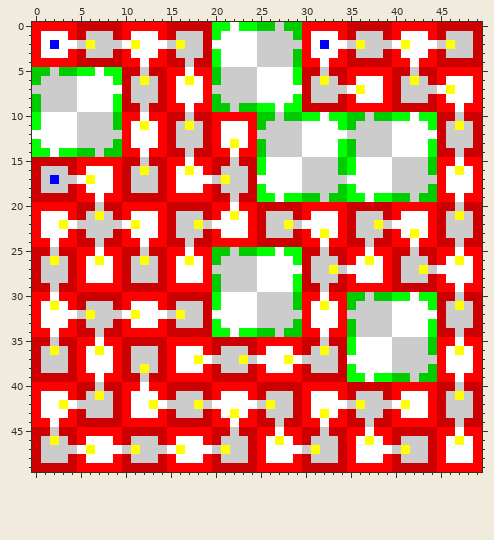
Edited in one commit: pixel-art sprite (Test.png). The first picture shows the starting point.
The file is 50x50 pixels.
The same view after the edit:
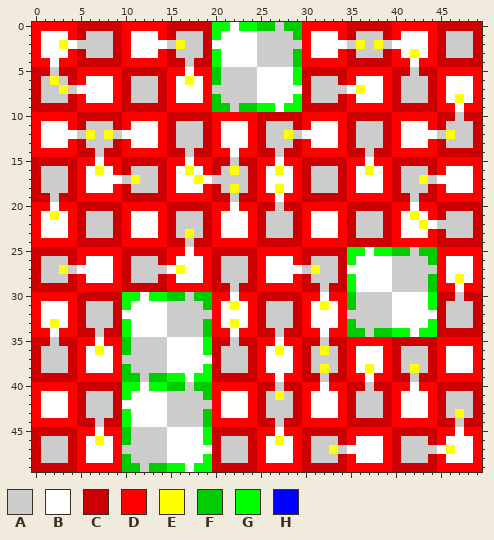
Palette (. is transparent): A #cccccc  B #ffffff  C #cc0000  D #ff0000  E #ffff00  F #00cc00  G #00ff00  H #0000ff
From old to new:
y 2: x 2..3 HB -> BE; x 6 E -> A; x 9..11 ABE -> CDB; x 32 H -> B; x 38 A -> E; x 41 E -> B; x 44..46 BAE -> DCA
y 3: x 42 B -> E
y 4: x 2 D -> B; x 12 B -> D; x 32 B -> D
y 5: x 0..1 FF -> CC; x 3..9 FFGGBGG -> CCDDDDD; x 12 A -> C; x 32 A -> C
y 6: x 0 F -> C; x 2 A -> E; x 4..5 AB -> CD; x 9 G -> D; x 12 E -> A; x 32 E -> A; x 42 E -> A
y 7: x 0 A -> C; x 3 A -> E; x 9 B -> D; x 44..46 ABE -> CDB
y 8: x 0 F -> C; x 4..5 AB -> CD; x 9 G -> D; x 47 B -> E
y 9: x 0..9 FAAAABBBBG -> CCCCCDDDDD; x 12 A -> C; x 17 B -> D
y 10: x 0..9 GBBBBAAAAF -> DDDDDCCCCC; x 12 B -> D; x 17 A -> C; x 25..44 FFAFFGGBGGFFAFFGGBGG -> CCCCCDDDDDCCCCCDDDDD
y 11: x 0 G -> D; x 4..5 BA -> DC; x 9 F -> C; x 12 E -> B; x 17 E -> A; x 25 F -> C; x 29..30 AB -> CD; x 34..35 GF -> DC; x 39..40 AB -> CD; x 44 G -> D; x 47 E -> A
y 12: x 0 B -> D; x 6 A -> E; x 8 A -> E; x 10 D -> B; x 25 A -> C; x 28 A -> E; x 34..35 BA -> DC; x 39..40 AB -> CD; x 45..46 CA -> AE
y 13: x 0 G -> D; x 4..5 BA -> DC; x 9 F -> C; x 22 E -> B; x 25 F -> C; x 29..30 AB -> CD; x 34..35 GF -> DC; x 39..40 AB -> CD; x 44 G -> D
y 14: x 0..6 GGBGGFF -> DDDDDCC; x 8..9 FF -> CC; x 12 B -> D; x 25..26 FA -> CC; x 28..36 AABBBBGFA -> CCDDDDDCC; x 38..44 AABBBBG -> CCDDDDD; x 47 A -> C
y 15: x 7 D -> B; x 12 A -> C; x 25..26 GB -> DD; x 28..36 BBAAAAFGB -> DDCCCCCDD; x 38..44 BBAAAAF -> DDCCCCC; x 47 B -> D
y 16: x 7 B -> E; x 12 E -> A; x 22 A -> E; x 25 G -> D; x 27 B -> E; x 29..30 BA -> DC; x 34..35 FG -> CD; x 37 B -> E; x 39..40 BA -> DC; x 44 F -> C; x 47 E -> B
y 17: x 2 H -> A; x 4..6 ABE -> CDB; x 9..11 DCA -> BAE; x 18 B -> E; x 21 E -> A; x 25 B -> D; x 29..30 BA -> DC; x 34..35 AB -> CD; x 39..40 BA -> DC; x 43 A -> E; x 45 D -> B
y 18: x 22 A -> E; x 25 G -> D; x 27 B -> E; x 29..30 BA -> DC; x 34..35 FG -> CD; x 39..40 BA -> DC; x 44 F -> C
y 19: x 2 C -> A; x 7 B -> D; x 25..26 GG -> DD; x 28..41 GGFFAFFGGBGGFF -> DDCCCCCDDDDDCC; x 43..44 FF -> CC; x 47 B -> D
y 20: x 2 D -> B; x 7 A -> C; x 27 C -> A; x 42 D -> B; x 47 A -> C
y 21: x 2 B -> E; x 7 E -> A; x 22 E -> B; x 42 B -> E; x 47 E -> A
y 22: x 3..5 EBA -> BDC; x 9..11 ABE -> CDB; x 18..20 EAB -> ACD; x 28..30 EAB -> ACD; x 38..40 EAB -> ACD; x 43..45 BDC -> EBA
y 23: x 17 A -> E; x 32 E -> B; x 42 E -> B
y 24: x 2 B -> D; x 7 A -> C; x 12 B -> D; x 32 B -> D; x 37 A -> C; x 42 B -> D; x 47 A -> C
y 25: x 2 A -> C; x 7 B -> D; x 12 A -> C; x 20..29 FFAFFGGBGG -> CCCCCDDDDD; x 32 A -> C; x 35..36 DD -> GG; x 38..41 DDCC -> GGFF; x 43..44 CC -> FF; x 47 B -> D
y 26: x 2 E -> A; x 7 E -> B; x 12 E -> A; x 17 E -> B; x 20 F -> C; x 24..25 AB -> CD; x 29 G -> D; x 35 D -> G; x 37 E -> B; x 39..40 DC -> BA; x 44 C -> F; x 47 E -> B
y 27: x 3..5 ACD -> EAB; x 14..16 CDB -> ABE; x 20 A -> C; x 24..25 AB -> CD; x 30..31 CA -> AE; x 33..34 EA -> AC; x 39..40 DC -> BA; x 43 E -> A; x 45 B -> D
y 28: x 20 F -> C; x 24..25 AB -> CD; x 29 G -> D; x 35 D -> G; x 39..40 DC -> BA; x 44 C -> F; x 47 B -> E
y 29: x 2 A -> C; x 20..21 FA -> CC; x 23..29 AABBBBG -> CCDDDDD; x 35..44 DDDDDCCCCC -> GBBBBAAAAF
y 30: x 2 B -> D; x 10..21 DDDDDCCCCCGB -> GGBGGFFAFFDD; x 23..29 BBAAAAF -> DDCCCCC; x 36 F -> A; x 38..41 FFGG -> AABB; x 43 G -> B
y 31: x 2 E -> B; x 10 D -> G; x 14..15 DC -> BA; x 19..20 CG -> FD; x 22 B -> E; x 24..25 BA -> DC; x 29 F -> C; x 47 E -> A
y 32: x 4..6 BAE -> DCA; x 9 A -> C; x 11 E -> B; x 16 E -> A; x 19..20 CB -> AD; x 24..25 BA -> DC; x 29 A -> C
y 33: x 2 B -> E; x 10 D -> G; x 14..15 DC -> BA; x 19..20 CG -> FD; x 22 B -> E; x 24..25 BA -> DC; x 29 F -> C
y 34: x 10..21 DDDDDCCCCCGG -> GBBBBAAAAFDD; x 23..26 GGFF -> DDCC; x 28..29 FF -> CC; x 36 A -> F; x 38..41 AABB -> FFGG; x 43 B -> G; x 47 A -> C
y 35: x 10..19 CCCCCDDDDD -> FAAAABBBBG; x 22 C -> A; x 27 D -> B; x 35..44 GBBBBAAAAF -> DDDDDCCCCC; x 47 B -> D
y 36: x 2 E -> A; x 10 C -> F; x 14..15 CD -> AB; x 19 D -> G; x 27 B -> E; x 35 G -> D; x 39..40 BA -> DC; x 44 F -> C; x 47 E -> B
y 37: x 10 C -> A; x 14..15 CD -> AB; x 18 E -> B; x 20 A -> C; x 23..25 EAB -> ACD; x 28..30 EBA -> BDC; x 35 B -> D; x 39..40 BA -> DC; x 44 A -> C
y 38: x 10 C -> F; x 12 E -> A; x 14..15 CD -> AB; x 19 D -> G; x 32 A -> E; x 35 G -> D; x 37 B -> E; x 39..40 BA -> DC; x 42 A -> E; x 44 F -> C
y 39: x 7 B -> D; x 10..11 CC -> FF; x 13..19 CCDDDDD -> FFGGBGG; x 27 D -> B; x 32 C -> A; x 35..36 GG -> DD; x 38..41 GGFF -> DDCC; x 43..44 FF -> CC; x 47 B -> D
y 40: x 7 A -> C; x 10..11 DD -> GG; x 13..19 DDCCCCC -> GGFFAFF; x 27 C -> A; x 32 D -> B; x 37 C -> A; x 42 D -> B; x 47 A -> C
y 41: x 7 E -> A; x 10 D -> G; x 14..15 DC -> BA; x 19 C -> F; x 27 A -> E; x 47 E -> A
y 42: x 3..5 EBA -> BDC; x 10 D -> B; x 13 E -> B; x 18 E -> A; x 20 B -> D; x 24..26 BAE -> DCA; x 34..36 BAE -> DCA; x 39..41 ABE -> CDB
y 43: x 10 D -> G; x 14..15 DC -> BA; x 19 C -> F; x 22 E -> B; x 32 E -> B; x 47 A -> E
y 44: x 2 B -> D; x 7 C -> A; x 10..19 DDDDDCCCCC -> GBBBBAAAAF; x 22 B -> D; x 32 B -> D; x 37 A -> C
y 45: x 2 A -> C; x 7 D -> B; x 10..19 CCCCCDDDDD -> FAAAABBBBG; x 22 A -> C; x 32 A -> C; x 37 B -> D
y 46: x 2 E -> A; x 7 B -> E; x 10 C -> F; x 14..15 CD -> AB; x 19 D -> G; x 37 E -> B; x 47 E -> B
y 47: x 4..6 ABE -> CDB; x 9 B -> D; x 11 E -> A; x 16 E -> B; x 20..21 AE -> CA; x 29..31 BAE -> DCA; x 33..35 ACD -> EAB; x 39..41 BAE -> DCA; x 44..46 CDB -> ABE
y 48: x 10 C -> F; x 14..15 CD -> AB; x 19 D -> G
y 49: x 10..19 CCCCCDDDDD -> FFAFFGGBGG
